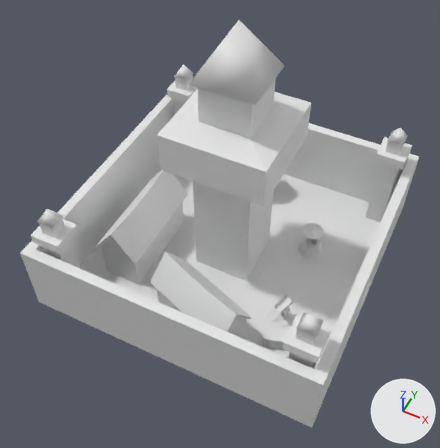
The Blender file 3DModels/BlendFiles/centre_ville.blend: old version first, new version second.
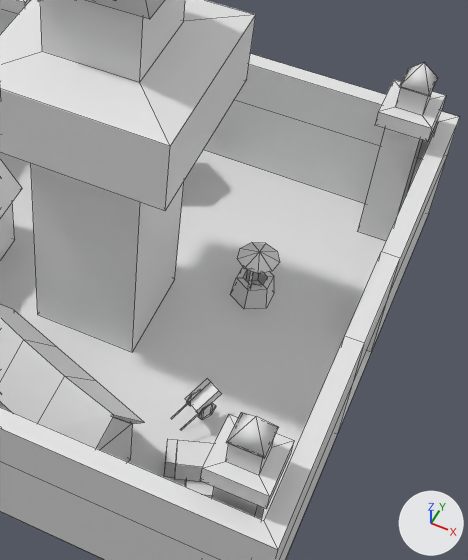
There are two pictures of each version: one whole from a 50 mm lens placed at (3.57, -7.78, 10.48), pointed at (0.16, -0.97, 1.96), one close up on the part from 40% to 96% of the width and 21% to 87% of the height. Lighting does not change. The marker at lower right points along +X, +Y and +Z. The close-ups show mesh edges as thin lines. Materials are left out; every surface is plain grey.
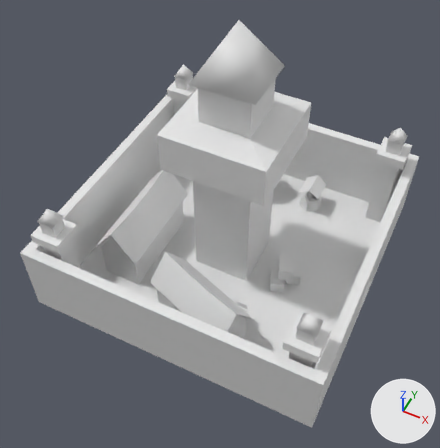
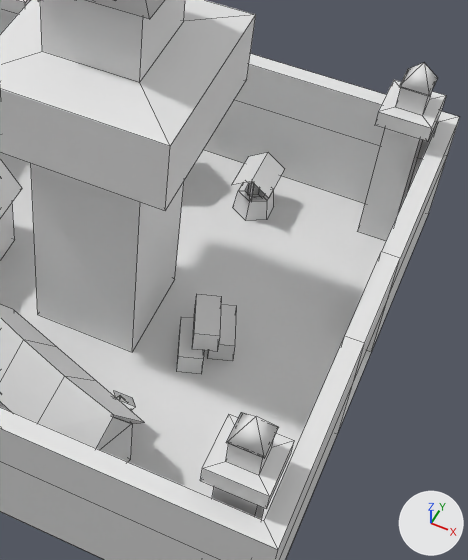
Commit message: Update du centre ville

The change in detail:
me_circle has 415 vertices, 338 faces and spans x 0.0..5.6, y -3.0..3.0, z -3.0..3.0.
me_circle is used by ob_circle; location (0.0, 0.0, 0.0); rotation (0.0, -1.571, 0.0), in degrees (0, -90, 0).
Verts and faces of me_circle; kept vertices keep their numbers, new ones are numbered from 415.
me_circle part 1: the loose piece of 12 vertices spanning x 0.19..0.39, y -1.25..-1.04, z -1.77..-1.64 is scaled about its middle by (1, -0.397, 1.86), then moved by (0.0, -0.32, 0.81).
me_circle part 2: the loose piece of 8 vertices spanning x 0.31..0.56, y -1.27..-0.89, z -1.79..-1.46 is turned -80 degrees about the x axis through its middle, then moved by (0.0, -0.48, 0.76).
me_circle part 3: the loose piece of 8 vertices spanning x 0.0..0.28, y -2.13..-1.67, z -2.41..-1.79 is turned -90 degrees about the x axis through its middle, then moved by (0.0, 1.58, 0.91).
me_circle part 4: the loose piece of 8 vertices spanning x 0.0..0.28, y -1.89..-1.44, z -2.09..-1.47 is turned -90 degrees about the x axis through its middle, then moved by (0.0, 1.67, 0.35).
me_circle part 5: the loose piece of 8 vertices spanning x 0.28..0.56, y -2.03..-1.58, z -2.25..-1.63 is turned -90 degrees about the x axis through its middle, then moved by (0.0, 1.65, 0.65).
me_circle part 6: the loose piece of 24 vertices spanning x 0.0..0.3, y 0.54..1.06, z -1.73..-1.27 is moved by (0.0, 1.32, 0.49).
me_circle part 7: the loose piece of 6 vertices spanning x 0.21..0.64, y 0.62..0.65, z -1.52..-1.48 is moved by (0.0, 1.32, 0.49).
me_circle part 8: the loose piece of 10 vertices spanning x 0.64..0.74, y 0.57..1.04, z -1.74..-1.26 is deleted.
Part 9, on me_circle:
New vertex 415 is at (0.71, 1.84, -1.01), pixel (251, 181).
New vertex 416 is at (0.53, 1.84, -0.77), pixel (231, 185).
New vertex 417 is at (0.53, 1.84, -1.25), pixel (268, 198).
New vertices 418, 419, 420 stand at vertices 415, 416, 417, in that order, plus (0.0, 0.56, 0.0).
New faces: (415, 417, 420, 418), (415, 418, 419, 416).

Changed parts and their boxes [x1, y1, x2, y2] in the close-ups (468 x 560 px; the box of a moved part takes in the faces that stretch with it):
part 1 of me_circle, moved or reshaped (not visible afterwards)
    before: [198, 403, 216, 420]
part 2 of me_circle, moved or reshaped
    before: [185, 378, 222, 414]
    after: [114, 391, 135, 410]
part 3 of me_circle, moved or reshaped
    before: [185, 480, 214, 498]
    after: [177, 317, 204, 374]
part 4 of me_circle, moved or reshaped
    before: [164, 439, 214, 477]
    after: [207, 305, 236, 361]
part 5 of me_circle, moved or reshaped
    before: [175, 440, 214, 482]
    after: [192, 294, 222, 352]
part 6 of me_circle, moved or reshaped
    before: [230, 266, 274, 309]
    after: [233, 181, 274, 221]
part 7 of me_circle, moved or reshaped
    before: [248, 271, 254, 288]
    after: [249, 182, 255, 200]
part 8 of me_circle, deleted
    before: [237, 242, 279, 274]
part 9 of me_circle, added
    after: [232, 152, 284, 198]
